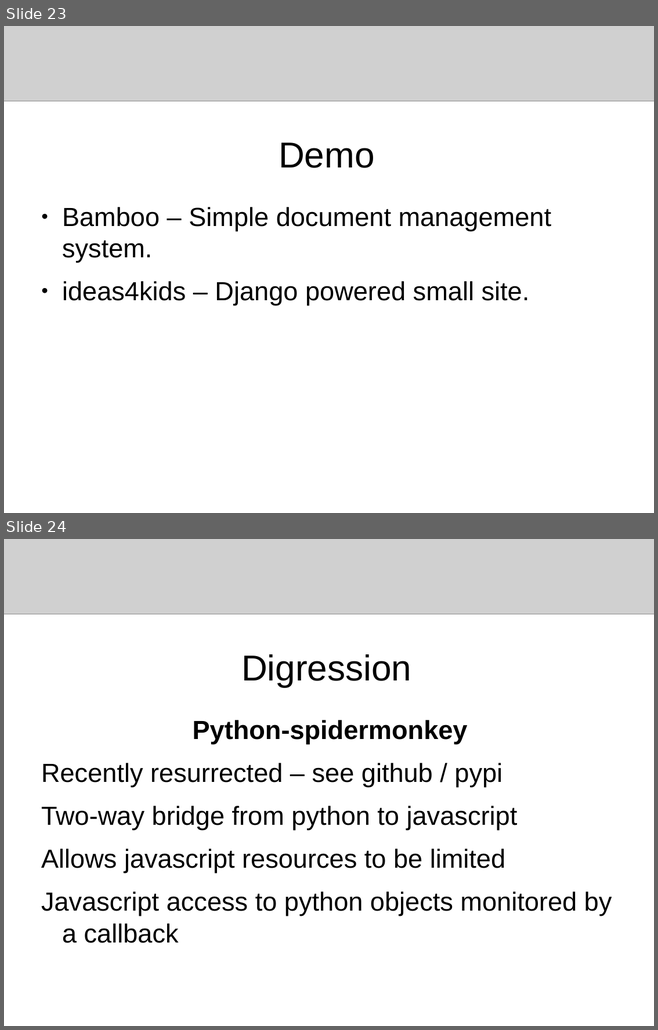
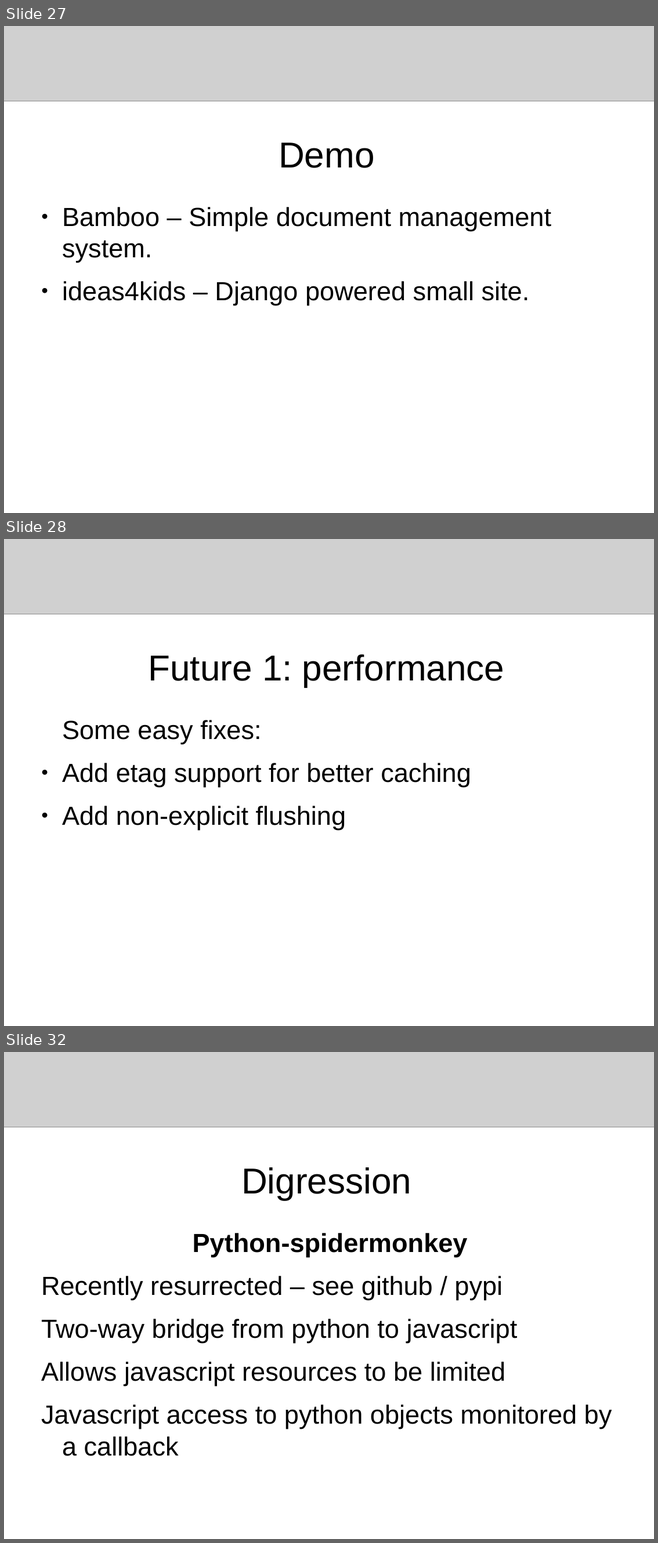
Before and after one commit to flaxsearch/flaxcode, a slide deck: flax_search_service/docs/presentations/europython2009.odp. Shown one above the other, each under a label of ours: slides 23 and 24 before the commit, slides 27, 28 and 32 after it; the slides between them are not shown. The pictures are 658x1030 and 658x1543 pixels, drawn with LibreOffice and Linux fonts; fonts in the diff are those of the drawing; grey boxes stand for pictures. Boxes give left, top, right and bottom in pixels: in the first picture for what was removed or moved away, otherwise in the second. Text is boxed around its words. In the diff, an @@ line names an element or a change of style, - is before the commit and + after.

```diff
--- a/flax_search_service/docs/presentations/europython2009.odp
+++ b/flax_search_service/docs/presentations/europython2009.odp
@@ slide 28 added at <box>4,539,654,1026</box>, background #FFFFFF @@
@@ picture added at <box>4,539,654,614</box> @@
@@ title added at <box>148,654,504,687</box>, 44 pt, text #000000 @@
+Future 1: performance
@@ text added at <box>62,720,471,830</box>, 32 pt, text #000000 @@
+Some easy fixes:
+● Add etag support for better caching
+● Add non-explicit flushing
@@ what was slide 23 is now slide 27 @@
@@ what was slide 24 is now slide 32 @@
```
Also in this commit, not shown: 2 slides changed, 7 other slides added.
